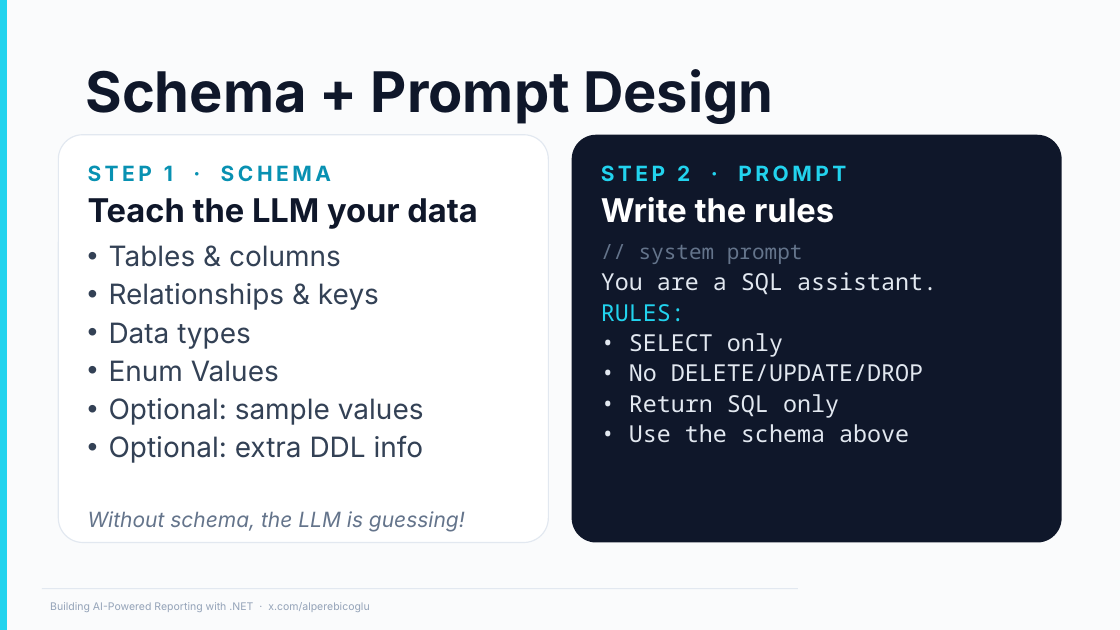
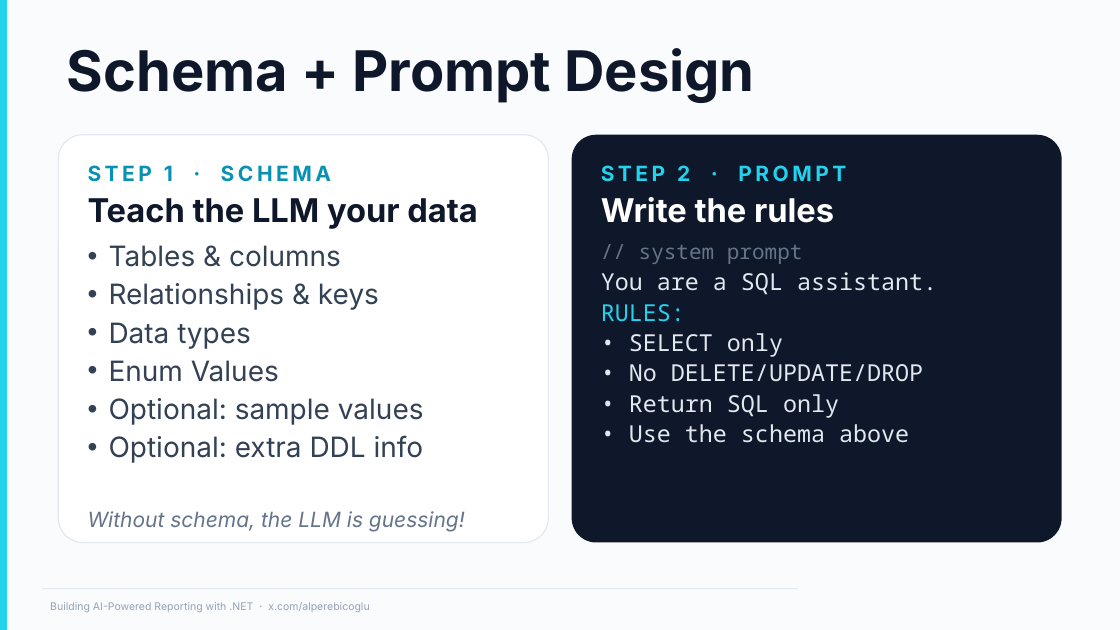
Before and after one commit to ebicoglu/chat-with-your-data-conference, a slide deck: slide 7 of Presentation.pptx (slide 8 before the commit). Drawn at 1120x630 pixels with LibreOffice and Linux fonts; fonts in the diff are those of the drawing; background and template pictures are left out. Boxes give left, top, right and bottom in pixels: in the first picture for what was removed or moved away, otherwise in the second. Text is boxed around its words. In the diff, an @@ line names an element or a change of style, - is before the commit and + after.

```diff
--- a/Presentation.pptx
+++ b/Presentation.pptx
@@ title "Schema + Prompt Design": place and size @@
-title "Schema + Prompt Design" at (85,69,773,124)
+title "Schema + Prompt Design" at (67,48,754,103)
```
Also in this commit, not shown: 18 other slides changed, 2 other files.
